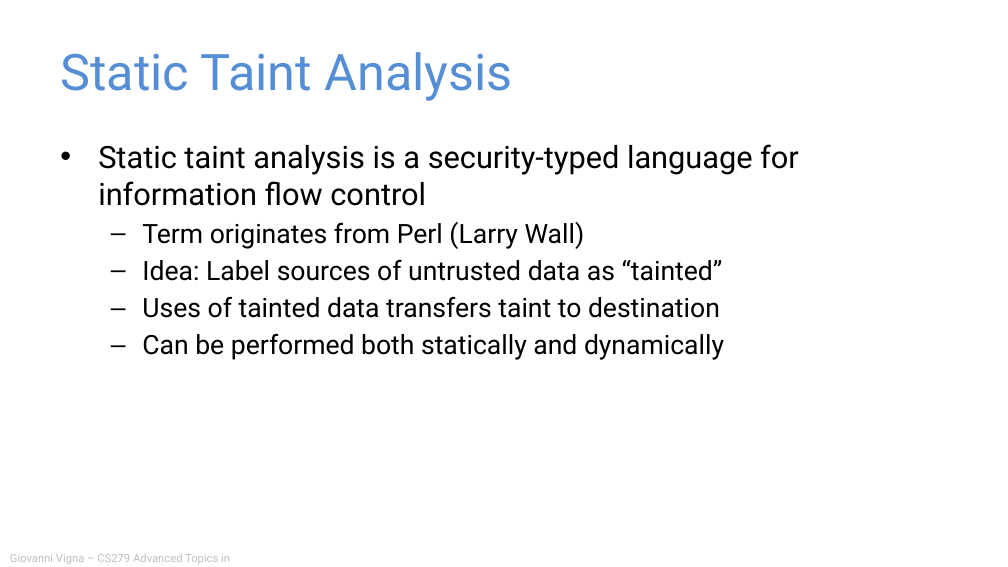
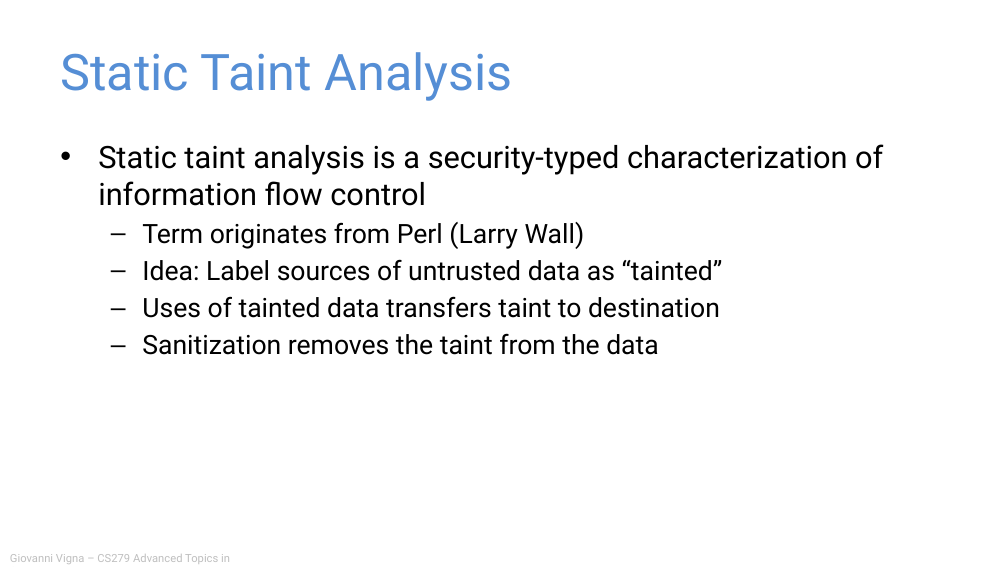
Before and after one commit to giovannivigna/CS279-Fall2024, a slide deck: slide 20 of materials/06_Static_Analysis/Static Analysis.pptx. Drawn at 1008x567 pixels with LibreOffice and Linux fonts; fonts in the diff are those of the drawing. Boxes give left, top, right and bottom in pixels: in the first picture for what was removed or moved away, otherwise in the second. Text is boxed around its words. In the diff, an @@ line names an element or a change of style, - is before the commit and + after.

```diff
--- a/materials/06_Static_Analysis/Static Analysis.pptx
+++ b/materials/06_Static_Analysis/Static Analysis.pptx
@@ text at <box>98,144,883,206</box>: text changed @@
-• Static taint analysis is a security-typed language for information flow control
+• Static taint analysis is a security-typed characterization of information flow control
@@ text at <box>142,333,659,355</box>: text changed @@
-  – Can be performed both statically and dynamically
+  – Sanitization removes the taint from the data
```
Also in this commit, not shown: 3 other slides changed, 27 slides added, 1 slide removed, 7 other files.
